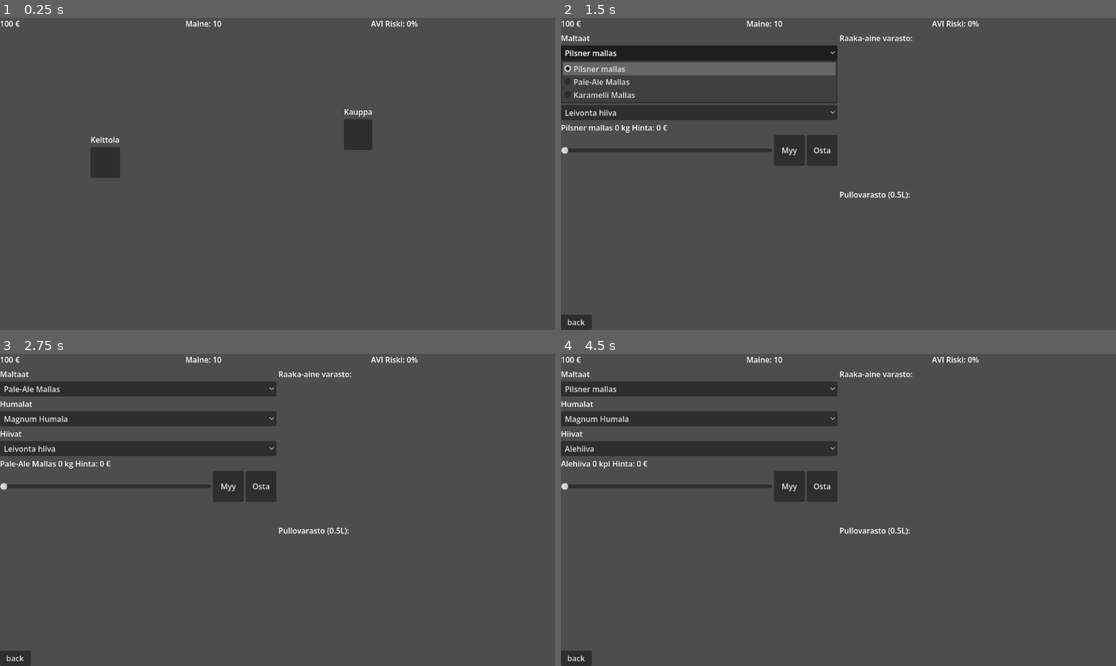
Above: before the commit, frames 1-4 (two rows, left to right).
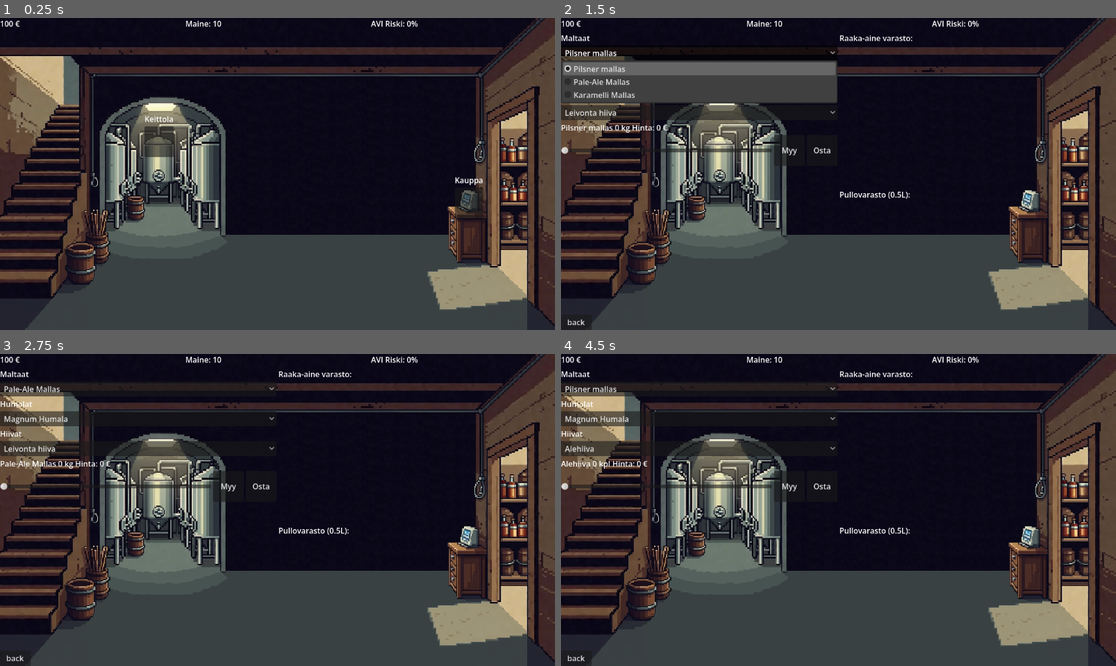
Above: after the commit, the same moments.

Repository: VelluVu/pimea-panimo-godot4
Game: Godot game, scene res://scenes/main.tscn
Same seed, same stepped clock (60 frames per second), same inputs: the game is played once before the commit and once after it.
Inputs (mouse positions are in pixels of both pictures, inside the frame that each line leads up to; where the layout moved, square brackets give the same spot in the first picture):
- Up to frame 1 (0.25 s): no input
- Up to frame 2 (1.5 s): click (1032, 202) [921, 133] at 0.5 s; click "Pilsner mallas" at 1.25 s
- Up to frame 3 (2.75 s): click "Magnum Humala" at 2 s
- Up to frame 4 (4.5 s): click "Pale-Ale Mallas" at 2.75 s; click "Leivonta hiiva" at 3.5 s; click "Myy" at 4.25 s

The runs differ from the first frame. In frame 1, 71% of the frame differs, in the area x 0-100%, y 0-100%; in frame 2, 62%; in frame 3, 68%; in frame 4, 68%.

Commit message:
Minor changes in brewing process and ui

Diff:
--- a/project.godot
+++ b/project.godot
@@ -29,6 +29,7 @@
 
 [rendering]
 
+textures/canvas_textures/default_texture_filter=0
 rendering_device/driver.windows="d3d12"
 renderer/rendering_method="gl_compatibility"
 renderer/rendering_method.mobile="gl_compatibility"
--- a/scenes/main.tscn
+++ b/scenes/main.tscn
@@ -1,7 +1,7 @@
 [gd_scene format=3 uid="uid://ccmro4v7bveuo"]
 
 [ext_resource type="Script" uid="uid://dcx0ivwno5nl2" path="res://scenes/ui/gui.gd" id="1_o5qli"]
-[ext_resource type="Script" uid="uid://ckjoayiqlli51" path="res://scenes/ui/right_warehouse_view.gd" id="2_sugp2"]
+[ext_resource type="Texture2D" uid="uid://o6vh3frtnlhf" path="res://assets/textures/underground_brewery_fixed-0001.png" id="2_85g3d"]
 [ext_resource type="Script" uid="uid://bvpo7jgusrd3q" path="res://scenes/ui/top_panel_resources.gd" id="2_tipki"]
 [ext_resource type="Script" uid="uid://v0858wg1wksr" path="res://scenes/ui/ingredient_inventory_panel.gd" id="4_85g3d"]
 [ext_resource type="Script" uid="uid://ctq44eyxh0uc8" path="res://scenes/ui/left_brewing_view.gd" id="4_jyhfs"]
@@ -27,6 +27,15 @@
 shop_entrance_panel = NodePath("ShopEntrancePanel")
 back_button = NodePath("BackButton")
 
+[node name="TextureRect" type="TextureRect" parent="GUI" unique_id=354978620]
+layout_mode = 1
+anchors_preset = 15
+anchor_right = 1.0
+anchor_bottom = 1.0
+grow_horizontal = 2
+grow_vertical = 2
+texture = ExtResource("2_85g3d")
+
 [node name="TopPanel_Resources" type="HBoxContainer" parent="GUI" unique_id=1849355740]
 layout_mode = 1
 anchors_preset = 10
@@ -51,6 +60,7 @@
 text = "AVI Riski: 0%"
 
 [node name="Right_WarehouseView" type="VBoxContainer" parent="GUI" unique_id=1128246563]
+visible = false
 layout_mode = 1
 anchors_preset = -1
 anchor_left = 0.50200003
@@ -63,7 +73,6 @@
 grow_vertical = 2
 size_flags_horizontal = 3
 theme_override_constants/separation = 32
-script = ExtResource("2_sugp2")
 
 [node name="IngredientInventoryPanel" type="VBoxContainer" parent="GUI/Right_WarehouseView" unique_id=192853891]
 layout_mode = 2
@@ -214,6 +223,7 @@
 text = "Brew"
 
 [node name="Left_ShopView" type="VBoxContainer" parent="GUI" unique_id=578953931 node_paths=PackedStringArray("current_item_label", "malt_option_button", "hop_option_button", "yeast_option_button", "main_slider", "buy_button", "sell_button")]
+visible = false
 layout_mode = 1
 anchors_preset = -1
 anchor_top = 0.046000004
@@ -323,12 +333,11 @@
 text = "Asiakkaat odottavat olutta"
 
 [node name="ShopEntrancePanel" type="VBoxContainer" parent="GUI" unique_id=653702569]
-visible = false
 layout_mode = 0
-offset_left = 714.0
-offset_top = 183.0
-offset_right = 773.0
-offset_bottom = 242.0
+offset_left = 944.0
+offset_top = 325.0
+offset_right = 1003.0
+offset_bottom = 416.0
 
 [node name="ShopLabel" type="Label" parent="GUI/ShopEntrancePanel" unique_id=1972996700]
 layout_mode = 2
@@ -339,12 +348,11 @@
 layout_mode = 2
 
 [node name="BreweryEntrancePanel" type="VBoxContainer" parent="GUI" unique_id=645292808]
-visible = false
 layout_mode = 0
-offset_left = 188.0
-offset_top = 241.0
-offset_right = 247.0
-offset_bottom = 281.0
+offset_left = 300.0
+offset_top = 198.0
+offset_right = 361.0
+offset_bottom = 289.0
 
 [node name="BreweryLabel" type="Label" parent="GUI/BreweryEntrancePanel" unique_id=1092436156]
 layout_mode = 2
--- a/scenes/ui/beer_batch_panel.gd
+++ b/scenes/ui/beer_batch_panel.gd
@@ -29,15 +29,17 @@
 
 			var row_label := Label.new()
 
-			row_label.text = "🍺 %s (Laatu: %s) - %s pulloa" % [
+			row_label.text = "🍺 %s (Laatu: %s) - %s pulloa - ebc %s - ibu %s" % [
 				batch.get_style_name(),
 				str(batch.quality_multiplier),
-				str(batch.amount_bottles)
+				str(batch.amount_bottles),
+				str(batch.final_ebc),
+				str(batch.final_ibu)
 			]
 
-			if batch.style == BrewResult.BeerStyle.KOTIKALJA:
+			if batch.style == BeerStyle.Style.KOTIKALJA:
 				row_label.modulate = Color.DARK_GRAY
-			elif batch.style == BrewResult.BeerStyle.IPA:
+			elif batch.style == BeerStyle.Style.IPA:
 				row_label.modulate = Color.GOLD
 
 			beer_batch_list_vbox.add_child(row_label)
--- a/scenes/ui/gui.gd
+++ b/scenes/ui/gui.gd
@@ -3,7 +3,7 @@
 
 @export var shop_view : ShopView
 @export var brewery_view : BrewingView
-@export var warehouse_view : WarehouseView
+@export var warehouse_view : VBoxContainer
 @export var brewery_entrance_panel : Control
 @export var shop_entrance_panel : Control
 @export var back_button : Control
--- a/scenes/ui/left_brewing_view.gd
+++ b/scenes/ui/left_brewing_view.gd
@@ -35,7 +35,7 @@
 	if current_id == -1:
 		return
 
-	var item : InventoryItem = BrewEngine.current_brewery.inventory.get_item_by_id(current_id)
+	var item = BrewEngine.current_brewery.inventory.get_item_by_id(current_id)
 
 	if item == null:
 		return
--- a/scenes/ui/right_warehouse_view.gd
+++ /dev/null
@@ -1,2 +0,0 @@
-class_name WarehouseView
-extends VBoxContainer
--- a/src/autoload/brew_engine.gd
+++ b/src/autoload/brew_engine.gd
@@ -2,7 +2,6 @@
 extends Node
 
 var current_brewery: Brewery = null
-
 
 func _init() -> void:
 	_on_start_game()
@@ -11,5 +10,4 @@
 func _on_start_game() -> void:
 	current_brewery = Brewery.new()
 	current_brewery._ready()
-
 	print(StringContainer.NEW_GAME_MESSAGE)
--- a/src/autoload/string_container.gd
+++ b/src/autoload/string_container.gd
@@ -1,6 +1,7 @@
 extends Node
 
 const PATH_TO_INGREDIENTS : String = "res://src/resources/ingredients/"
+const PATH_TO_BREW_STYLES : String = "res://src/resources/beer_styles/"
 
 const TUNTEMATON : String = "Tuntematon"
 const KOTIKALJA : String = "Kotikalja"
@@ -15,6 +16,7 @@
 const KPL : String = "kpl"
 const SLASH : String = "/"
 const RESOURCE_END : String = ".tres"
+const REMAP_END : String = ".remap"
 
 const MALT_ITEM_SELECTION_STRING : String = "%s %s kg"
 const HOP_ITEM_SELECTION_STRING : String = "%s %s g"
@@ -45,3 +47,5 @@
 const FOLDER_SCAN_MESSAGE : String = "[IngredientDatabase] Start recursive folder scan..."
 const FOLDER_SCAN_COMPLETE_MESSAGE : String = "[IngredientDatabase] Database fully sorted! Total registered items: "
 const DATABASE_FOUND_DATA_MESSAGE : String = "[IngredientDatabase] found from subfolder: %s (ID: %s)"
+const CREATED_MISSING_BEER_STYLES_FOLDER : String = "Created missing beer_styles folder: "
+const LOADED_BEER_STYLES_MESSAGE : String = "Ladattu yhteensä %s oluttyyliä datasta:"
--- /dev/null
+++ b/src/classes/beer_style.gd
@@ -0,0 +1,54 @@
+class_name BeerStyle
+extends Resource
+
+
+enum Style {
+	KOTIKALJA,
+	BULKKILAGER,
+	TUMMA_LAGER,
+	VAALEA_ALE,
+	AMBER_ALE,
+	IPA
+}
+
+@export var style_name: String = "Uusi oluttyyli"
+@export var style: Style = Style.KOTIKALJA
+
+@export_group("Vaatimukset")
+@export var required_yeast_id: int = 301 # Esim. 301=Lager, 302=Ale
+@export var min_malt_weight: int = 3
+
+@export_group("EBC (Väri) Rajat")
+@export var min_ebc: int = 0
+@export var max_ebc: int = 999
+
+@export_group("IBU (Katkeruus) Rajat")
+@export var min_ibu: int = 0
+@export var max_ibu: int = 999
+
+@export_group("Palkkiot & Riskit")
+@export var quality_multiplier: float = 1.0
+@export var risk_change: int = 5
+@export var reputation_change: int = 2
+
+
+func get_style_string() -> String:
+	match style:
+		Style.KOTIKALJA: return StringContainer.KOTIKALJA
+		Style.BULKKILAGER: return StringContainer.BULKKILAGER
+		Style.TUMMA_LAGER: return StringContainer.TUMMALAGER
+		Style.VAALEA_ALE: return StringContainer.VAALEAALE
+		Style.AMBER_ALE: return StringContainer.AMBERALE
+		Style.IPA: return StringContainer.IPA
+		_: return StringContainer.TUNTEMATON
+
+
+static func get_style_string_from_style(new_style : BeerStyle.Style) -> String:
+	match new_style:
+		Style.KOTIKALJA: return StringContainer.KOTIKALJA
+		Style.BULKKILAGER: return StringContainer.BULKKILAGER
+		Style.TUMMA_LAGER: return StringContainer.TUMMALAGER
+		Style.VAALEA_ALE: return StringContainer.VAALEAALE
+		Style.AMBER_ALE: return StringContainer.AMBERALE
+		Style.IPA: return StringContainer.IPA
+		_: return StringContainer.TUNTEMATON
--- a/src/classes/brew_batch.gd
+++ b/src/classes/brew_batch.gd
@@ -2,7 +2,7 @@
 extends Resource
 
 
-@export var style: BrewResult.BeerStyle = BrewResult.BeerStyle.KOTIKALJA
+@export var style: BeerStyle.Style = BeerStyle.Style.KOTIKALJA
 
 @export var final_ebc: int = 0
 @export var final_ibu: int = 0
@@ -13,11 +13,4 @@
 
 
 func get_style_name() -> String:
-	match style:
-		BrewResult.BeerStyle.KOTIKALJA: return StringContainer.KOTIKALJA
-		BrewResult.BeerStyle.BULKKI_LAGER: return StringContainer.BULKKILAGER
-		BrewResult.BeerStyle.TUMMA_LAGER: return StringContainer.TUMMALAGER
-		BrewResult.BeerStyle.VAALEA_ALE: return StringContainer.VAALEAALE
-		BrewResult.BeerStyle.AMBER_ALE: return StringContainer.AMBERALE
-		BrewResult.BeerStyle.IPA: return StringContainer.IPA
-		_: return StringContainer.TUNTEMATON
+	return BeerStyle.get_style_string_from_style(style)
--- a/src/classes/brew_resolver.gd
+++ b/src/classes/brew_resolver.gd
@@ -1,5 +1,40 @@
 class_name BrewResolver
 extends Resource
+
+
+var active_styles: Array[BeerStyle] = []
+
+
+func _ready() -> void:
+	_load_all_beer_styles()
+
+
+func _load_all_beer_styles() -> void:
+	var path = StringContainer.PATH_TO_BREW_STYLES
+
+	if not DirAccess.dir_exists_absolute(path):
+		DirAccess.make_dir_absolute(path)
+		print(StringContainer.CREATED_MISSING_BEER_STYLES_FOLDER, path)
+		return
+
+	var dir = DirAccess.open(path)
+	if dir:
+		dir.list_dir_begin()
+		var file_name = dir.get_next()
+
+		while file_name != "":
+			if not dir.current_is_dir() and (file_name.ends_with(StringContainer.RESOURCE_END) or file_name.ends_with(StringContainer.REMAP_END)):
+				var clean_path = path + file_name.replace(StringContainer.REMAP_END, "")
+				var style_resource = load(clean_path)
+
+				if style_resource is BeerStyle:
+					active_styles.append(style_resource)
+
+			file_name = dir.get_next()
+		dir.list_dir_end()
+		print(StringContainer.LOADED_BEER_STYLES_MESSAGE % str(active_styles.size()))
+		for current_style in active_styles:
+			print(current_style.get_style_string())
 
 
 func resolve_brew_style(prep_contents : Dictionary) -> BrewResult:
@@ -27,41 +62,36 @@
 		print(StringContainer.NOT_ENOUGH_INGREDIENTS_ERROR)
 		return null
 
-	var result := BrewResult.new()
-	result.final_ebc = roundi(weighted_ebc_sum / total_malt_weight)
+	var final_ebc = roundi(weighted_ebc_sum / total_malt_weight)
+	var final_ibu = 0
+	if total_hop_amount > 0:
+		final_ibu = roundi(total_alpha_acids / 10)
 
-	if total_hop_amount == 0:
-		result.style = BrewResult.BeerStyle.KOTIKALJA
-		result.final_ibu = 0
-		result.quality_multiplier = 0.4
-		result.risk_change = 1
-		result.reputation_change = 0
+	for beer_style in active_styles:
+		if yeast_type != beer_style.required_yeast_id:
+			continue
+		if total_malt_weight < beer_style.min_malt_weight:
+			continue
+		if final_ebc < beer_style.min_ebc or final_ebc > beer_style.max_ebc:
+			continue
+		if final_ibu < beer_style.min_ibu or final_ibu > beer_style.max_ibu:
+			continue
+
+		var result := BrewResult.new()
+		result.style = beer_style.style
+		result.final_ebc = final_ebc
+		result.final_ibu = final_ibu
+		result.quality_multiplier = beer_style.quality_multiplier
+		result.risk_change = beer_style.risk_change
+		result.reputation_change = beer_style.reputation_change
 		return result
 
-	result.final_ibu = roundi(total_alpha_acids / 10)
+	var failed_result := BrewResult.new()
+	failed_result.style = BeerStyle.Style.KOTIKALJA
+	failed_result.final_ebc = final_ebc
+	failed_result.final_ibu = final_ibu
+	failed_result.quality_multiplier = 0.1
+	failed_result.risk_change = 1
+	failed_result.reputation_change = -1
 
-	if yeast_type == 301: # LAGER-HIIVA
-		if result.final_ebc > 45:
-			result.style = BrewResult.BeerStyle.TUMMA_LAGER
-			result.risk_change = 5
-			result.reputation_change = 2
-		else:
-			result.style = BrewResult.BeerStyle.BULKKI_LAGER
-			result.risk_change = 3
-			result.reputation_change = 1
-
-	elif yeast_type == 302: # ALE-HIIVA
-		if result.final_ibu > 40:
-			result.style = BrewResult.BeerStyle.IPA
-			result.risk_change = 8
-			result.reputation_change = 4
-		elif result.final_ebc > 25:
-			result.style = BrewResult.BeerStyle.AMBER_ALE
-			result.risk_change = 5
-			result.reputation_change = 2
-		else:
-			result.style = BrewResult.BeerStyle.VAALEA_ALE
-			result.risk_change = 4
-			result.reputation_change = 2
-
-	return result
+	return failed_result
--- a/src/classes/brew_result.gd
+++ b/src/classes/brew_result.gd
@@ -1,22 +1,11 @@
 class_name BrewResult
 extends Resource
 
-enum BeerStyle {KOTIKALJA, BULKKI_LAGER, TUMMA_LAGER, VAALEA_ALE, AMBER_ALE, IPA}
-@export var style : BeerStyle
 
+@export var style : BeerStyle.Style
 @export var final_ebc : int = 0
 @export var final_ibu : int = 0
 @export var quality_multiplier : float = 1.0
 @export var risk_change : int = 0
 @export var reputation_change : int = 0
 @export var bottle_yield : int = 40
-
-func get_style_string() -> String:
-	match style:
-		BeerStyle.KOTIKALJA: return StringContainer.KOTIKALJA
-		BeerStyle.BULKKI_LAGER: return StringContainer.BULKKILAGER
-		BeerStyle.TUMMA_LAGER: return StringContainer.TUMMALAGER
-		BeerStyle.VAALEA_ALE: return StringContainer.VAALEAALE
-		BeerStyle.AMBER_ALE: return StringContainer.AMBERALE
-		BeerStyle.IPA: return StringContainer.IPA
-		_: return StringContainer.TUNTEMATON
--- a/src/classes/brewery.gd
+++ b/src/classes/brewery.gd
@@ -7,11 +7,14 @@
 @export var risk: int = 0
 @export var reputation: int = 10
 @export var brew_preparation : BrewPreparation
+var resolver : BrewResolver = null
 
 
 func _init() -> void:
 	inventory = Inventory.new()
 	brew_preparation = BrewPreparation.new()
+	resolver = BrewResolver.new()
+	resolver._ready()
 
 
 func _ready() -> void:
@@ -79,7 +82,6 @@
 		print(StringContainer.TABLE_EMPTY_ERROR)
 		return
 
-	var resolver := BrewResolver.new()
 	var brew_report : BrewResult = resolver.resolve_brew_style(brew_preparation.selected_contents)
 
 	if brew_report == null:
@@ -87,16 +89,19 @@
 		BrewerySignals.brewery_state_changed.emit(self)
 		return
 
-	risk += brew_report.risk_change
-	reputation += brew_report.reputation_change
+	#These will change when items are sold as well as money!
+	#risk += brew_report.risk_change
+	#reputation += brew_report.reputation_change
 
 	var new_batch := BrewBatch.new()
 	new_batch.style = brew_report.style
 	new_batch.amount_bottles = brew_report.bottle_yield
 	new_batch.current_quality = brew_report.quality_multiplier
+	new_batch.final_ebc = brew_report.final_ebc
+	new_batch.final_ibu = brew_report.final_ibu
 
 	inventory.brew_batches.append(new_batch)
 
 	brew_preparation.clear_preparation()
-	print(StringContainer.SUCCESFULL_BREW_MESSAGE, brew_report.get_style_string())
+	print(StringContainer.SUCCESFULL_BREW_MESSAGE, BeerStyle.get_style_string_from_style(brew_report.style))
 	BrewerySignals.brewery_state_changed.emit(self)
--- a/src/classes/inventory.gd
+++ b/src/classes/inventory.gd
@@ -57,7 +57,7 @@
 
 func has_item(ingredient : IngredientData) -> bool:
 	if not items.has(ingredient.type) or not items[ingredient.type].has(ingredient.id):
-		print(StringContainer.INVALID_ID_ERROR % [StringContainer.INVENTORY_STRING , ingredient.id, StringContainer.LIST_STRING])
+		#print(StringContainer.INVALID_ID_ERROR % [StringContainer.INVENTORY_STRING , ingredient.id, StringContainer.LIST_STRING])
 		return false
 	return true
 
@@ -68,7 +68,7 @@
 		return false
 
 	if not items.has(ingredient.type) or not items[ingredient.type].has(id):
-		print(StringContainer.INVALID_ID_ERROR % [StringContainer.INVENTORY_STRING , id, StringContainer.LIST_STRING])
+		#print(StringContainer.INVALID_ID_ERROR % [StringContainer.INVENTORY_STRING , id, StringContainer.LIST_STRING])
 		return false
 
 	return true
--- /dev/null
+++ b/src/resources/beer_styles/amber_ale.tres
@@ -0,0 +1,16 @@
+[gd_resource type="Resource" script_class="BeerStyle" format=3 uid="uid://brhof38ajjdsa"]
+
+[ext_resource type="Script" uid="uid://qpqfdi1wacne" path="res://src/classes/beer_style.gd" id="1_tohk6"]
+
+[resource]
+script = ExtResource("1_tohk6")
+style_name = "Amber Ale"
+style = 4
+required_yeast_id = 302
+min_ebc = 20
+max_ebc = 40
+min_ibu = 25
+max_ibu = 40
+risk_change = 3
+reputation_change = 4
+metadata/_custom_type_script = "uid://qpqfdi1wacne"
--- /dev/null
+++ b/src/resources/beer_styles/bulkkilager.tres
@@ -0,0 +1,15 @@
+[gd_resource type="Resource" script_class="BeerStyle" format=3 uid="uid://fpjl3mw325ug"]
+
+[ext_resource type="Script" uid="uid://qpqfdi1wacne" path="res://src/classes/beer_style.gd" id="1_12rbt"]
+
+[resource]
+script = ExtResource("1_12rbt")
+style_name = "Bulkkilager"
+style = 1
+min_ebc = 1
+max_ebc = 10
+min_ibu = 8
+max_ibu = 40
+risk_change = 3
+reputation_change = 3
+metadata/_custom_type_script = "uid://qpqfdi1wacne"
--- /dev/null
+++ b/src/resources/beer_styles/ipa.tres
@@ -0,0 +1,17 @@
+[gd_resource type="Resource" script_class="BeerStyle" format=3 uid="uid://cbttgjfnstm72"]
+
+[ext_resource type="Script" uid="uid://qpqfdi1wacne" path="res://src/classes/beer_style.gd" id="1_kckc3"]
+
+[resource]
+script = ExtResource("1_kckc3")
+style_name = "Indian Pale ale"
+style = 5
+required_yeast_id = 302
+min_malt_weight = 4
+min_ebc = 12
+max_ebc = 28
+min_ibu = 40
+max_ibu = 200
+risk_change = 3
+reputation_change = 5
+metadata/_custom_type_script = "uid://qpqfdi1wacne"
--- /dev/null
+++ b/src/resources/beer_styles/kotikalja.tres
@@ -0,0 +1,11 @@
+[gd_resource type="Resource" script_class="BeerStyle" format=3 uid="uid://d1ujdvtla3aa3"]
+
+[ext_resource type="Script" uid="uid://qpqfdi1wacne" path="res://src/classes/beer_style.gd" id="1_qu52c"]
+
+[resource]
+script = ExtResource("1_qu52c")
+style_name = "Kotikalja"
+required_yeast_id = 300
+risk_change = 2
+reputation_change = -1
+metadata/_custom_type_script = "uid://qpqfdi1wacne"
--- /dev/null
+++ b/src/resources/beer_styles/tumma_lager.tres
@@ -0,0 +1,15 @@
+[gd_resource type="Resource" script_class="BeerStyle" format=3 uid="uid://bmu023ujp3w3b"]
+
+[ext_resource type="Script" uid="uid://qpqfdi1wacne" path="res://src/classes/beer_style.gd" id="1_tigno"]
+
+[resource]
+script = ExtResource("1_tigno")
+style_name = "Tumma Lager"
+style = 2
+min_ebc = 28
+max_ebc = 70
+min_ibu = 8
+max_ibu = 34
+risk_change = 3
+reputation_change = 3
+metadata/_custom_type_script = "uid://qpqfdi1wacne"
--- /dev/null
+++ b/src/resources/beer_styles/vaalea_ale.tres
@@ -0,0 +1,16 @@
+[gd_resource type="Resource" script_class="BeerStyle" format=3 uid="uid://diatpfddj61kg"]
+
+[ext_resource type="Script" uid="uid://qpqfdi1wacne" path="res://src/classes/beer_style.gd" id="1_jjk5j"]
+
+[resource]
+script = ExtResource("1_jjk5j")
+style_name = "Vaalea Ale"
+style = 3
+required_yeast_id = 302
+min_ebc = 6
+max_ebc = 30
+min_ibu = 20
+max_ibu = 40
+risk_change = 3
+reputation_change = 3
+metadata/_custom_type_script = "uid://qpqfdi1wacne"
Binary file added: assets/textures/underground_brewery_fixed-0001.png
Not shown, added: assets/textures/underground_brewery_fixed-0001.png.import
Not shown, removed: scenes/ui/right_warehouse_view.gd.uid
Not shown, added: src/classes/beer_style.gd.uid
